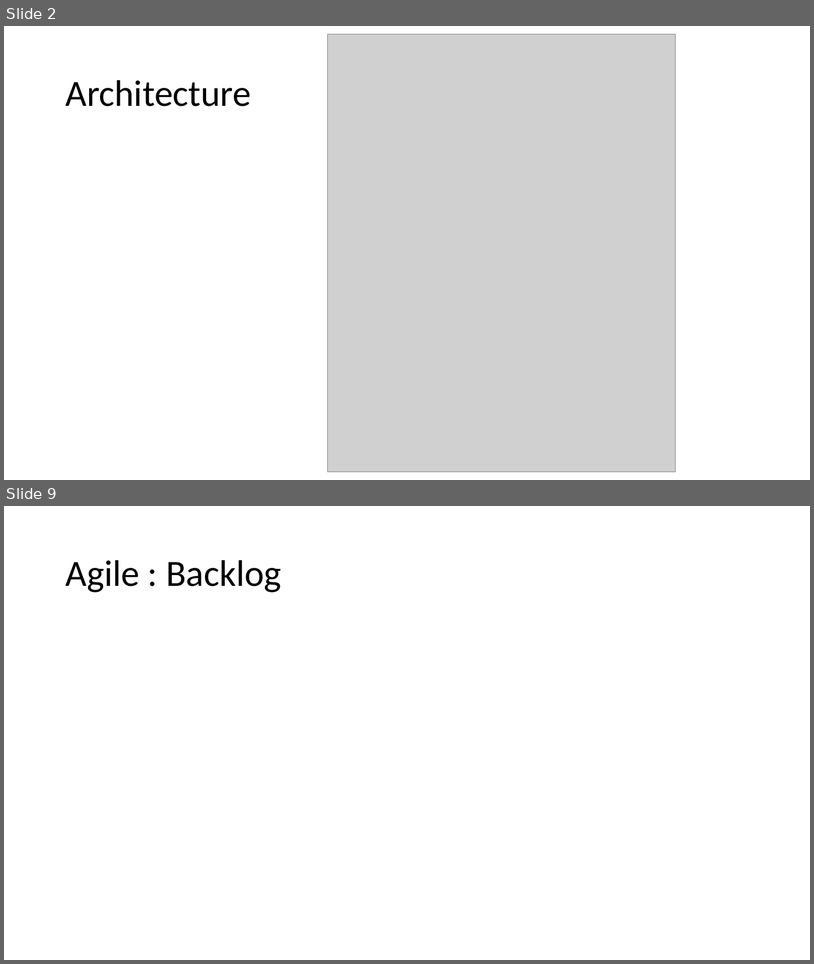
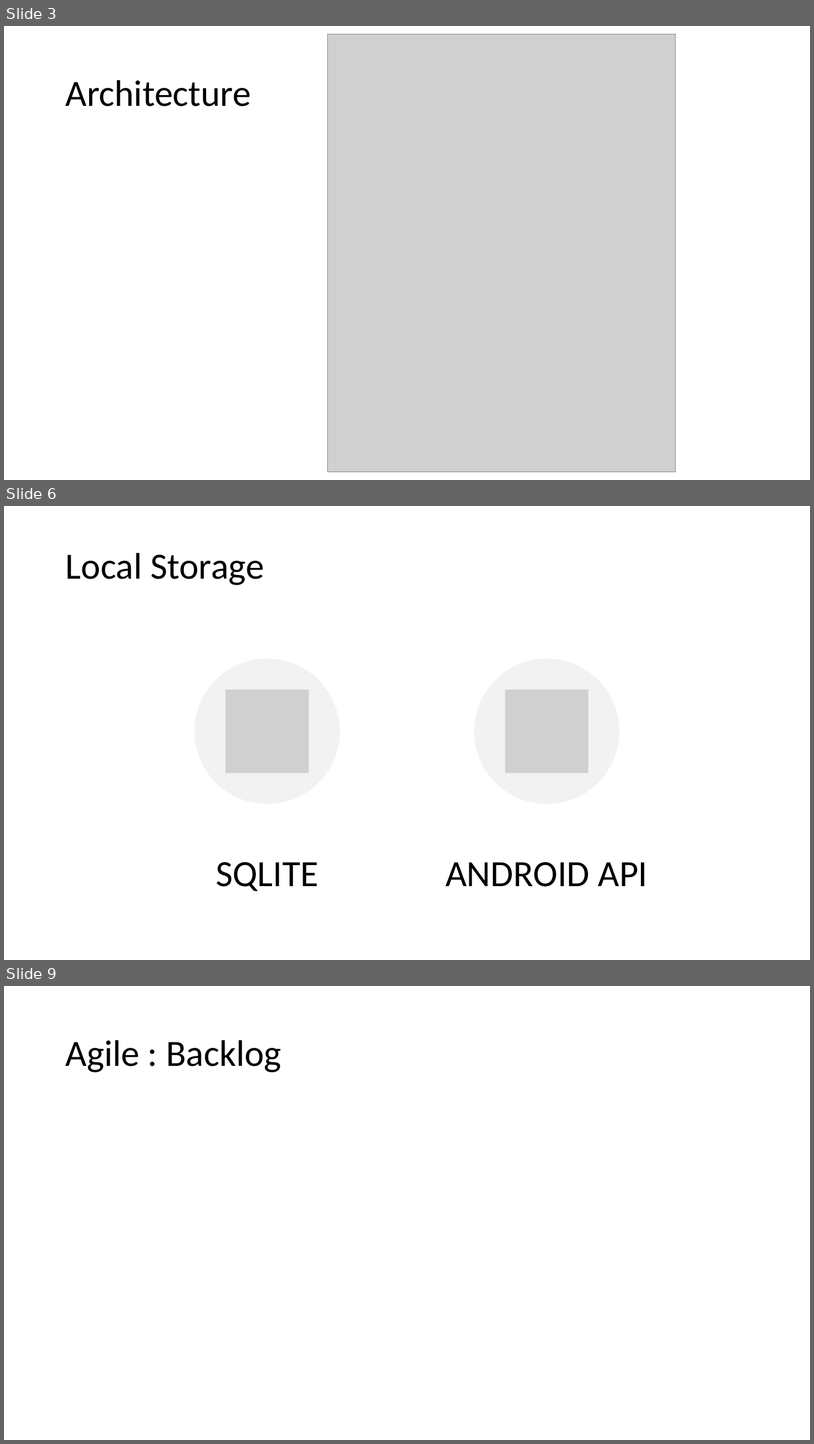
Before and after one commit to Danes99/esme-android, a slide deck: docs/pptx/Android Project - Group 1 - Becerra Stauner Taxil.pptx. Shown one above the other, each under a label of ours: slides 2 and 9 before the commit, slides 3, 6 and 9 after it; the slides between them are not shown. The pictures are 814x964 and 814x1444 pixels, drawn with LibreOffice and Linux fonts; fonts in the diff are those of the drawing; grey boxes stand for pictures. Boxes give left, top, right and bottom in pixels: in the first picture for what was removed or moved away, otherwise in the second. Text is boxed around its words. In the diff, an @@ line names an element or a change of style, - is before the commit and + after.

```diff
--- a/docs/pptx/Android Project - Group 1 - Becerra Stauner Taxil.pptx
+++ b/docs/pptx/Android Project - Group 1 - Becerra Stauner Taxil.pptx
@@ slide 6 added at [4,506,810,960], background #FFFFFF @@
@@ title added at [66,553,264,585], 44 pt, text #000000 @@
+Local Storage
@@ group added at [195,658,648,891]: 2 ellipses, 2 pictures, 2 texts @@
+SQLITE
+ANDROID API
@@ what was slide 2 is now slide 3 @@
```
Also in this commit, not shown: 6 slides changed, 2 other slides added, 2 slides removed, 1 other file.
